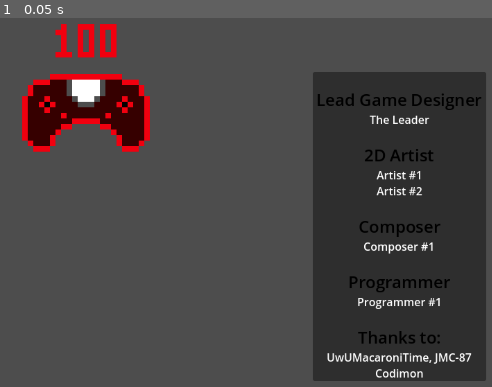
Above: before the commit, frame 1.
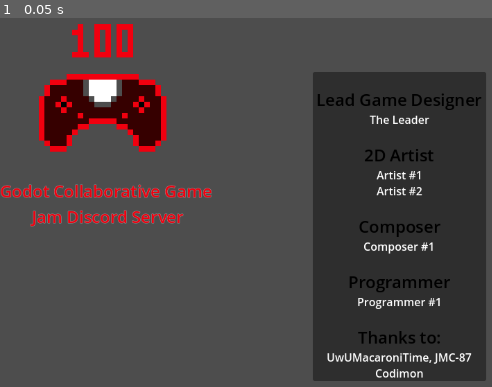
Above: after the commit, the same moment.

Repository: 100-Devs-1-Game/100DevsComponents
Game: Godot game, scene res://test_scene.tscn
The game is run twice, just before and just after one commit, with the same random seed, the same clock (stepped at 60 frames per second) and the same inputs.
Inputs:
- Up to frame 1 (0.05 s): no input

The runs differ from the first frame. In frame 1, 6.1% of the frame differs, in the area x 0-44%, y 1-57%.

Commit message:
Improve discord link

Diff:
--- a/src/components/discord_link/discord_button.tscn
+++ b/src/components/discord_link/discord_button.tscn
@@ -1,21 +1,34 @@
-[gd_scene load_steps=3 format=3 uid="uid://c3cx280f4i76s"]
+[gd_scene load_steps=6 format=3 uid="uid://c3cx280f4i76s"]
 
-[ext_resource type="Texture2D" uid="uid://cy2ww4pgorbrc" path="res://assets/components/discord_link/Logo red trans.png" id="1_s4hw4"]
+[ext_resource type="Texture2D" uid="uid://cy2ww4pgorbrc" path="res://assets/components/discord_link/logo_red_trans.png" id="1_s4hw4"]
+[ext_resource type="Texture2D" uid="uid://b6xbjyirnr38e" path="res://assets/components/discord_link/logo_red_trans_clicked.png" id="2_086x7"]
 [ext_resource type="Script" uid="uid://cay8descr5xog" path="res://components/discord_link/discord_button.gd" id="2_utu6f"]
+[ext_resource type="Texture2D" uid="uid://dl7ujolgom4u3" path="res://assets/components/discord_link/logo_red_trans_hover.png" id="3_086x7"]
 
-[node name="DiscordButton" type="TextureButton"]
-anchors_preset = 8
-anchor_left = 0.5
-anchor_top = 0.5
-anchor_right = 0.5
-anchor_bottom = 0.5
-offset_left = -128.0
-offset_top = -128.0
-offset_right = 128.0
-offset_bottom = 128.0
-grow_horizontal = 2
-grow_vertical = 2
+[sub_resource type="LabelSettings" id="LabelSettings_s4hw4"]
+font_size = 24
+font_color = Color(0.945098, 0, 0.0588235, 1)
+outline_size = 2
+outline_color = Color(1, 1, 1, 0.431373)
+
+[node name="VBoxContainer" type="VBoxContainer"]
+offset_right = 40.0
+offset_bottom = 40.0
+theme_override_constants/separation = 0
+
+[node name="DiscordButton" type="TextureButton" parent="."]
+layout_mode = 2
+size_flags_horizontal = 4
 texture_normal = ExtResource("1_s4hw4")
+texture_pressed = ExtResource("2_086x7")
+texture_hover = ExtResource("3_086x7")
 script = ExtResource("2_utu6f")
 
-[connection signal="pressed" from="." to="." method="_on_pressed"]
+[node name="Label" type="Label" parent="."]
+layout_mode = 2
+text = "Godot Collaborative Game
+ Jam Discord Server"
+label_settings = SubResource("LabelSettings_s4hw4")
+horizontal_alignment = 1
+
+[connection signal="pressed" from="DiscordButton" to="DiscordButton" method="_on_pressed"]
Renamed: src/assets/components/discord_link/Logo red trans.png -> src/assets/components/discord_link/logo_red_trans.png
Not shown, added: src/assets/components/discord_link/logo_red_trans.png.import
Binary file added: src/assets/components/discord_link/logo_red_trans_clicked.png
Not shown, changed: src/assets/components/discord_link/logo_red_trans_clicked.png.import
Binary file added: src/assets/components/discord_link/logo_red_trans_hover.png
Not shown, added: src/assets/components/discord_link/logo_red_trans_hover.png.import
